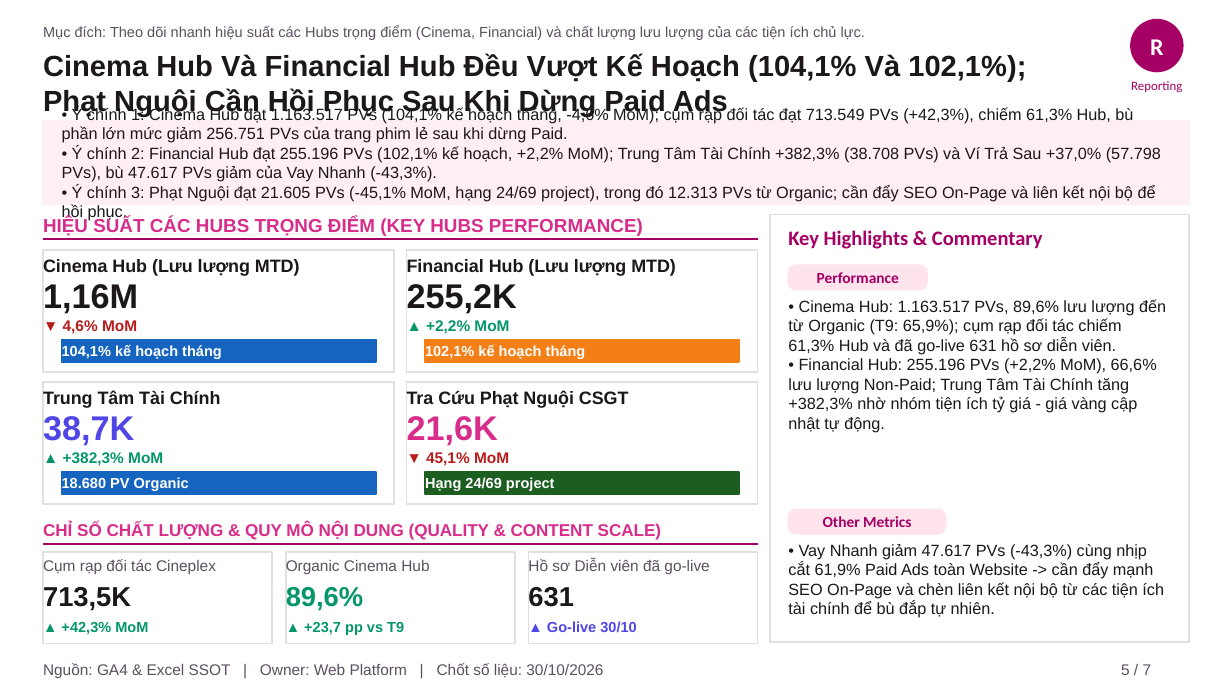
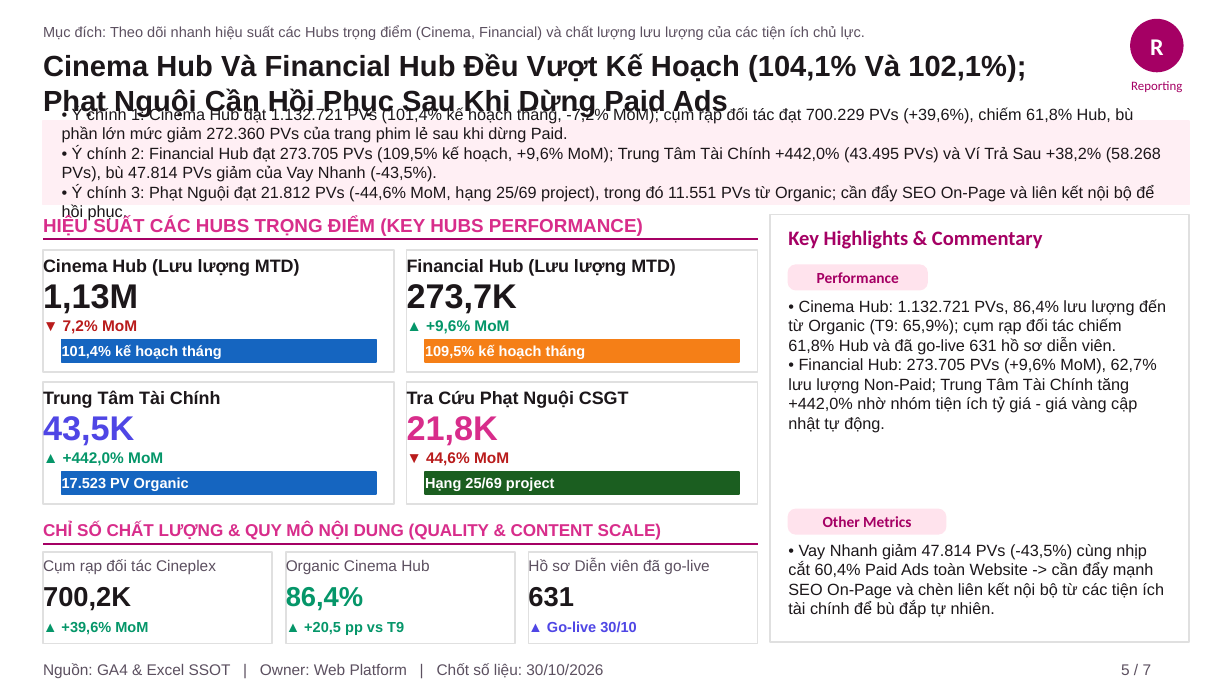
Before and after one commit to stormhoang/hienho-knowledgebase, a slide deck: slide 5 of 07_REPORTS/docs/presentations/Web_Platform_Thang_10_2026_Monthly_Report.pptx. Drawn at 1232x693 pixels with LibreOffice and Linux fonts; fonts in the diff are those of the drawing. Boxes give left, top, right and bottom in pixels: in the first picture for what was removed or moved away, otherwise in the second. Text is boxed around its words. In the diff, an @@ line names an element or a change of style, - is before the commit and + after.

```diff
--- a/07_REPORTS/docs/presentations/Web_Platform_Thang_10_2026_Monthly_Report.pptx
+++ b/07_REPORTS/docs/presentations/Web_Platform_Thang_10_2026_Monthly_Report.pptx
@@ text at [62,107,1161,221]: text changed @@
-• Ý chính 1: Cinema Hub đạt 1.163.517 PVs (104,1% kế hoạch tháng, -4,6% MoM); cụm rạp đối tác đạt 713.549 PVs (+42,3%), chiếm 61,3% Hub, bù phần lớn mức giảm 256.751 PVs của trang phim lẻ sau khi dừng Paid.
-• Ý chính 2: Financial Hub đạt 255.196 PVs (102,1% kế hoạch, +2,2% MoM); Trung Tâm Tài Chính +382,3% (38.708 PVs) và Ví Trả Sau +37,0% (57.798 PVs), bù 47.617 PVs giảm của Vay Nhanh (-43,3%).
-• Ý chính 3: Phạt Nguội đạt 21.605 PVs (-45,1% MoM, hạng 24/69 project), trong đó 12.313 PVs từ Organic; cần đẩy SEO On-Page và liên kết nội bộ để hồi phục.
+• Ý chính 1: Cinema Hub đạt 1.132.721 PVs (101,4% kế hoạch tháng, -7,2% MoM); cụm rạp đối tác đạt 700.229 PVs (+39,6%), chiếm 61,8% Hub, bù phần lớn mức giảm 272.360 PVs của trang phim lẻ sau khi dừng Paid.
+• Ý chính 2: Financial Hub đạt 273.705 PVs (109,5% kế hoạch, +9,6% MoM); Trung Tâm Tài Chính +442,0% (43.495 PVs) và Ví Trả Sau +38,2% (58.268 PVs), bù 47.814 PVs giảm của Vay Nhanh (-43,5%).
+• Ý chính 3: Phạt Nguội đạt 21.812 PVs (-44,6% MoM, hạng 25/69 project), trong đó 11.551 PVs từ Organic; cần đẩy SEO On-Page và liên kết nội bộ để hồi phục.
@@ text at [43,284,138,314]: text changed @@
-1,16M
+1,13M
@@ text at [407,284,517,314]: text changed @@
-255,2K
+273,7K
@@ text at [788,299,1166,432]: text changed @@
-• Cinema Hub: 1.163.517 PVs, 89,6% lưu lượng đến từ Organic (T9: 65,9%); cụm rạp đối tác chiếm 61,3% Hub và đã go-live 631 hồ sơ diễn viên.
-• Financial Hub: 255.196 PVs (+2,2% MoM), 66,6% lưu lượng Non-Paid; Trung Tâm Tài Chính tăng +382,3% nhờ nhóm tiện ích tỷ giá - giá vàng cập nhật tự động.
+• Cinema Hub: 1.132.721 PVs, 86,4% lưu lượng đến từ Organic (T9: 65,9%); cụm rạp đối tác chiếm 61,8% Hub và đã go-live 631 hồ sơ diễn viên.
+• Financial Hub: 273.705 PVs (+9,6% MoM), 62,7% lưu lượng Non-Paid; Trung Tâm Tài Chính tăng +442,0% nhờ nhóm tiện ích tỷ giá - giá vàng cập nhật tự động.
@@ text at [63,320,137,334]: text changed @@
-▼ 4,6% MoM
+▼ 7,2% MoM
@@ text at [426,320,509,334]: text changed @@
-▲ +2,2% MoM
+▲ +9,6% MoM
@@ text at [62,345,222,359]: text changed @@
-104,1% kế hoạch tháng
+101,4% kế hoạch tháng
@@ text at [425,345,586,359]: text changed @@
-102,1% kế hoạch tháng
+109,5% kế hoạch tháng
@@ text at [43,416,134,446]: text changed @@
-38,7K
+43,5K
@@ text at [407,416,498,446]: text changed @@
-21,6K
+21,8K
@@ text at [62,477,189,491]: text changed @@
-18.680 PV Organic
+17.523 PV Organic
@@ text at [63,452,163,466]: text changed @@
-▲ +382,3% MoM
+▲ +442,0% MoM
@@ text at [425,477,555,491]: text changed @@
-Hạng 24/69 project
+Hạng 25/69 project
@@ text at [426,452,509,466]: text changed @@
-▼ 45,1% MoM
+▼ 44,6% MoM
@@ text at [788,544,1164,618]: text changed @@
-• Vay Nhanh giảm 47.617 PVs (-43,3%) cùng nhịp cắt 61,9% Paid Ads toàn Website -> cần đẩy mạnh SEO On-Page và chèn liên kết nội bộ từ các tiện ích tài chính để bù đắp tự nhiên.
+• Vay Nhanh giảm 47.814 PVs (-43,5%) cùng nhịp cắt 60,4% Paid Ads toàn Website -> cần đẩy mạnh SEO On-Page và chèn liên kết nội bộ từ các tiện ích tài chính để bù đắp tự nhiên.
@@ text at [43,587,131,611]: text changed @@
-713,5K
+700,2K
@@ text at [286,587,363,611]: text changed @@
-89,6%
+86,4%
@@ text at [61,622,148,635]: text changed @@
-▲ +42,3% MoM
+▲ +39,6% MoM
@@ text at [304,622,404,635]: text changed @@
-▲ +23,7 pp vs T9
+▲ +20,5 pp vs T9
```
Also in this commit, not shown: 2 other slides changed, 6 other files.
